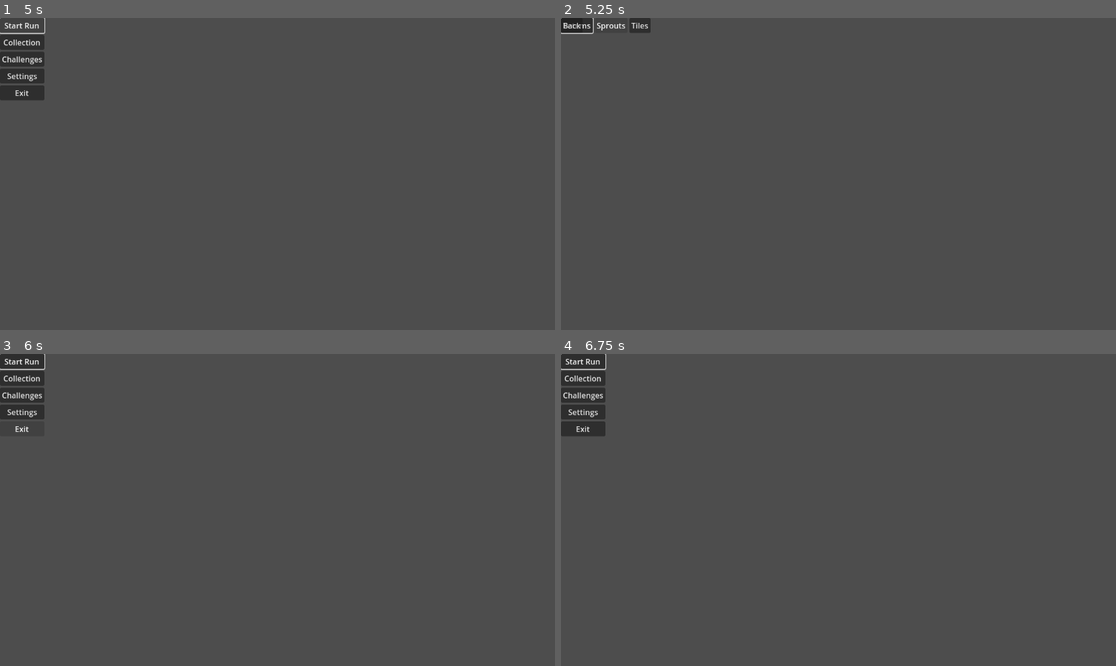
Above: before the commit, frames 1-4 (two rows, left to right).
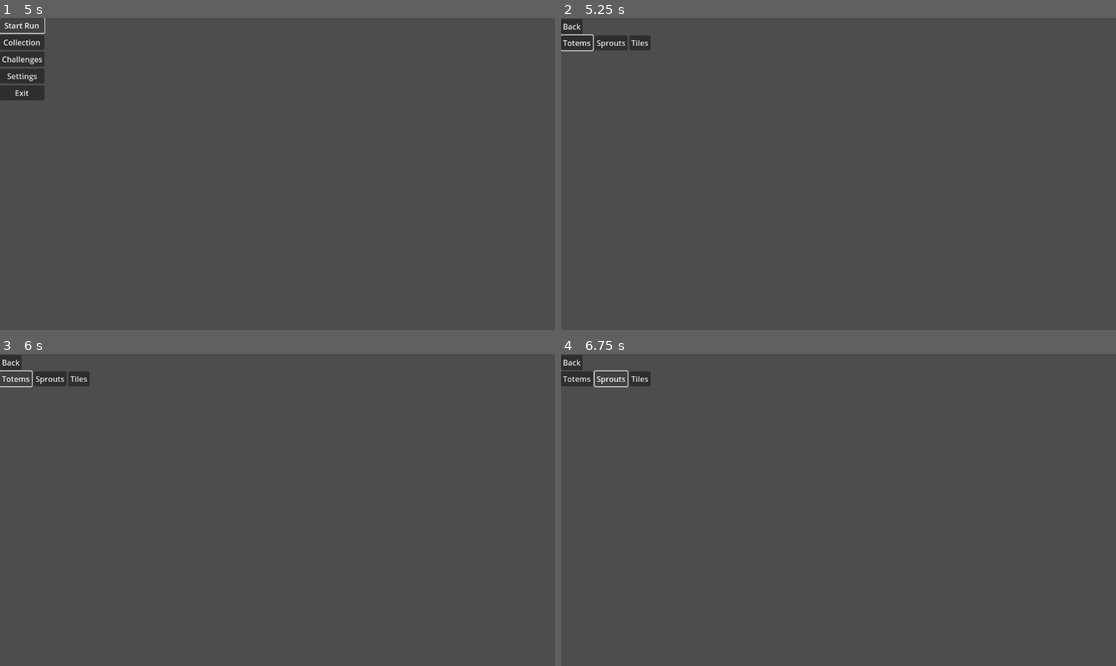
Above: after the commit, the same moments.

Repository: Millstreamu/Sprouts
Game: Godot game, scene res://scenes/meta/MainMenu.tscn
The game is run twice, just before and just after one commit, with the same random seed, the same clock (stepped at 60 frames per second) and the same inputs.
Inputs (mouse positions are in pixels of both pictures, inside the frame that each line leads up to):
- Up to frame 1 (5 s): click "Collection" at 0.5 s; click "Challenges" at 1.25 s; click "Settings" at 2 s; click "Start Run" at 2.75 s; click "Start Run" at 3.5 s; tap Enter (ui_accept) at 4.25 s; hold Right (ui_right) from 4.28 s (still down); hold Enter (ui_accept) from 4.28 s (still down)
- Up to frame 2 (5.25 s): release Right (ui_right) at 5.03 s; release Enter (ui_accept) at 5.03 s; hold Down (ui_down) from 5.03 s (still down); tap Enter (ui_accept) at 5.1 s
- Up to frame 3 (6 s): tap Enter (ui_accept) at 5.27, 5.57 s; release Down (ui_down) at 5.75 s; click "Totems" at 5.75 s
- Up to frame 4 (6.75 s): click (610, 378) at 6.5 s, where only the run after the commit has a clickable "Sprouts"

Frame 1 is identical in both runs. In frame 2, 1.1% of the frame differs, in the area x 0-17%, y 0-11%; in frame 3, 1.5%; in frame 4, 1.7%, in the area x 0-17%, y 0-27%.

Commit message:
auto formatting

Diff:
--- a/sprouts/scenes/meta/Collection.tscn
+++ b/sprouts/scenes/meta/Collection.tscn
@@ -1,10 +1,11 @@
-[gd_scene load_steps=3 format=3]
+[gd_scene load_steps=3 format=3 uid="uid://dr45n45cbvvql"]
 
 [ext_resource type="Script" uid="uid://ct1lyy1do1r1k" path="res://scripts/ui/Collection.gd" id="1_j4snc"]
-[ext_resource type="PackedScene" path="res://scenes/ui/CardBase.tscn" id="2_m1h0k"]
+[ext_resource type="PackedScene" uid="uid://byduq8qe85ytm" path="res://scenes/ui/CardBase.tscn" id="2_m1h0k"]
 
 [node name="Collection" type="Control"]
 layout_mode = 3
+anchors_preset = 0
 script = ExtResource("1_j4snc")
 tabs_container_path = NodePath("TabsContainer")
 scroll_container_path = NodePath("Scroll")
@@ -14,6 +15,9 @@
 
 [node name="TabsContainer" type="HBoxContainer" parent="."]
 layout_mode = 2
+offset_top = 36.0
+offset_right = 186.0
+offset_bottom = 67.0
 
 [node name="TotemsTabButton" type="Button" parent="TabsContainer"]
 layout_mode = 2
@@ -29,6 +33,8 @@
 
 [node name="Scroll" type="ScrollContainer" parent="."]
 layout_mode = 2
+offset_top = 73.0
+offset_bottom = 73.0
 size_flags_vertical = 3
 
 [node name="CardGrid" type="GridContainer" parent="Scroll"]
@@ -37,4 +43,7 @@
 
 [node name="BackButton" type="Button" parent="."]
 layout_mode = 2
+offset_top = 2.0
+offset_right = 45.0
+offset_bottom = 33.0
 text = "Back"
--- a/sprouts/scenes/ui/CardBase.tscn
+++ b/sprouts/scenes/ui/CardBase.tscn
@@ -1,44 +1,48 @@
-[gd_scene format=3]
+[gd_scene format=3 uid="uid://byduq8qe85ytm"]
 
 [node name="CardBase" type="Control"]
 layout_mode = 3
+anchors_preset = 0
 
 [node name="Background" type="Panel" parent="."]
+modulate = Color(0.62279, 0.237995, 0.283752, 1)
+custom_minimum_size = Vector2(100, 80)
 layout_mode = 1
 anchors_preset = 15
-anchor_left = 0.0
-anchor_top = 0.0
 anchor_right = 1.0
 anchor_bottom = 1.0
-offset_left = 0.0
-offset_top = 0.0
-offset_right = 0.0
-offset_bottom = 0.0
+offset_left = -60.0
+offset_top = -40.0
+offset_right = 110.0
+offset_bottom = 40.0
+grow_horizontal = 2
+grow_vertical = 2
 
 [node name="Icon" type="TextureRect" parent="."]
 layout_mode = 1
-anchors_preset = 8
+anchors_preset = 5
 anchor_left = 0.5
-anchor_top = 0.0
 anchor_right = 0.5
-anchor_bottom = 0.0
-offset_left = -32.0
-offset_top = 8.0
-offset_right = 32.0
-offset_bottom = 72.0
+offset_left = -50.0
+offset_top = -32.0
+offset_right = 12.0
+offset_bottom = 33.0
+grow_horizontal = 2
+expand_mode = 1
 stretch_mode = 3
 
 [node name="NameLabel" type="Label" parent="."]
 layout_mode = 1
-anchors_preset = 10
-anchor_left = 0.0
+anchors_preset = 12
 anchor_top = 1.0
 anchor_right = 1.0
 anchor_bottom = 1.0
-offset_left = 8.0
-offset_top = -40.0
-offset_right = -8.0
-offset_bottom = -8.0
+offset_left = 17.0
+offset_top = -37.0
+offset_right = 105.0
+offset_bottom = -14.0
+grow_horizontal = 2
+grow_vertical = 0
+text = "Card"
 horizontal_alignment = 1
 vertical_alignment = 1
-text = "Card"
--- a/sprouts/scripts/ui/Collection.gd
+++ b/sprouts/scripts/ui/Collection.gd
@@ -22,128 +22,132 @@
 var _cards: Array[Control] = []
 
 var _dummy_totems: Array = [
-    {"id": "totem.heartseed", "name": "Heartseed Totem", "unlocked": true},
-    {"id": "totem.stoneward", "name": "Stoneward Totem", "unlocked": false},
-    {"id": "totem.wavecall", "name": "Wavecall Totem", "unlocked": false},
-    {"id": "totem.bloomspire", "name": "Bloomspire Totem", "unlocked": true}
+	{"id": "totem.heartseed", "name": "Heartseed Totem", "unlocked": true},
+	{"id": "totem.stoneward", "name": "Stoneward Totem", "unlocked": false},
+	{"id": "totem.wavecall", "name": "Wavecall Totem", "unlocked": false},
+	{"id": "totem.bloomspire", "name": "Bloomspire Totem", "unlocked": true}
 ]
 
 var _dummy_sprouts: Array = [
-    {"id": "sprout.grumbler", "name": "Grumbler", "unlocked": true},
-    {"id": "sprout.amber_knight", "name": "Amber Knight", "unlocked": true},
-    {"id": "sprout.moss_golem", "name": "Moss Golem", "unlocked": false}
+	{"id": "sprout.grumbler", "name": "Grumbler", "unlocked": true},
+	{"id": "sprout.amber_knight", "name": "Amber Knight", "unlocked": true},
+	{"id": "sprout.moss_golem", "name": "Moss Golem", "unlocked": false}
 ]
 
 var _dummy_tiles: Array = [
-    {"id": "tile.nature.whispering_pine_forest", "name": "Whispering Pine Forest", "unlocked": true},
-    {"id": "tile.water.mirror_pool", "name": "Mirror Pool", "unlocked": true},
-    {"id": "tile.earth.stone_vein", "name": "Stone Vein", "unlocked": true},
-    {"id": "tile.mystic.soul_bloom", "name": "Soul Bloom", "unlocked": false},
-    {"id": "tile.aggression.thorn_watch", "name": "Thorn Watch", "unlocked": false}
+	{"id": "tile.nature.whispering_pine_forest", "name": "Whispering Pine Forest", "unlocked": true},
+	{"id": "tile.water.mirror_pool", "name": "Mirror Pool", "unlocked": true},
+	{"id": "tile.earth.stone_vein", "name": "Stone Vein", "unlocked": true},
+	{"id": "tile.mystic.soul_bloom", "name": "Soul Bloom", "unlocked": false},
+	{"id": "tile.aggression.thorn_watch", "name": "Thorn Watch", "unlocked": false}
 ]
 
 func _ready() -> void:
-    _tab_buttons = _collect_tab_buttons()
-    _back_button.pressed.connect(_go_back_to_main_menu)
-    _current_tab_index = TAB_TOTEMS
-    _refresh_tab_visuals()
-    _populate_cards_for_current_tab()
-    print("Collection: ready")
+	_tab_buttons = _collect_tab_buttons()
+	_back_button.pressed.connect(_go_back_to_main_menu)
+	_current_tab_index = TAB_TOTEMS
+	_refresh_tab_visuals()
+	_populate_cards_for_current_tab()
+	print("Collection: ready")
 
 func _collect_tab_buttons() -> Array[Button]:
-    var buttons: Array[Button] = []
-    for child in _tabs_container.get_children():
-        if child is Button:
-            buttons.append(child as Button)
-    return buttons
+	var buttons: Array[Button] = []
+	for child in _tabs_container.get_children():
+		if child is Button:
+			buttons.append(child as Button)
+	return buttons
 
 func _refresh_tab_visuals() -> void:
-    for i in _tab_buttons.size():
-        var button: Button = _tab_buttons[i]
-        if i == _current_tab_index:
-            button.grab_focus()
+	for i in _tab_buttons.size():
+		var button: Button = _tab_buttons[i]
+		if i == _current_tab_index:
+			button.grab_focus()
 
 func _get_current_tab_data() -> Array:
-    if _current_tab_index == TAB_TOTEMS:
-        return _dummy_totems
-    if _current_tab_index == TAB_SPROUTS:
-        return _dummy_sprouts
-    return _dummy_tiles
+	if _current_tab_index == TAB_TOTEMS:
+		return _dummy_totems
+	if _current_tab_index == TAB_SPROUTS:
+		return _dummy_sprouts
+	return _dummy_tiles
 
 func _clear_cards() -> void:
-    for child in _card_grid.get_children():
-        child.queue_free()
-    _cards.clear()
-    _selected_card_index = 0
+	for child in _card_grid.get_children():
+		child.queue_free()
+	_cards.clear()
+	_selected_card_index = 0
 
 func _populate_cards_for_current_tab() -> void:
-    _clear_cards()
-    if card_scene == null:
-        return
-    var data: Array = _get_current_tab_data()
-    for entry in data:
-        var card := card_scene.instantiate() as Control
-        _card_grid.add_child(card)
-        _cards.append(card)
-        if card.has_node("NameLabel"):
-            var label := card.get_node("NameLabel") as Label
-            if entry.get("unlocked", false):
-                label.text = str(entry.get("name", ""))
-            else:
-                label.text = "Locked"
-        card.set_meta("card_id", entry.get("id", ""))
-    _update_card_selection()
+	_clear_cards()
+	if card_scene == null:
+		print("Collection: card_scene is NULL, no cards will be created")
+		return
+	var data: Array = _get_current_tab_data()
+	for entry in data:
+		var card := card_scene.instantiate() as Control
+		_card_grid.add_child(card)
+		_cards.append(card)
+		if card.has_node("NameLabel"):
+			var label := card.get_node("NameLabel") as Label
+			if entry.get("unlocked", false):
+				label.text = str(entry.get("name", ""))
+			else:
+				label.text = "Locked"
+		card.set_meta("card_id", entry.get("id", ""))
+
+	print("Collection: cards populated = %d" % _cards.size())  # 👈 debug line here
+	_update_card_selection()
+
 
 func _update_card_selection() -> void:
-    if _cards.is_empty():
-        _selected_card_index = 0
-        return
-    _selected_card_index = clampi(_selected_card_index, 0, _cards.size() - 1)
-    print("Collection: selected card index = %d" % _selected_card_index)
+	if _cards.is_empty():
+		_selected_card_index = 0
+		return
+	_selected_card_index = clampi(_selected_card_index, 0, _cards.size() - 1)
+	print("Collection: selected card index = %d" % _selected_card_index)
 
 func _move_card_selection(delta: int) -> void:
-    if _cards.is_empty():
-        return
-    _selected_card_index += delta
-    _selected_card_index = clampi(_selected_card_index, 0, _cards.size() - 1)
-    _update_card_selection()
+	if _cards.is_empty():
+		return
+	_selected_card_index += delta
+	_selected_card_index = clampi(_selected_card_index, 0, _cards.size() - 1)
+	_update_card_selection()
 
 func _change_tab(delta: int) -> void:
-    _current_tab_index += delta
-    _current_tab_index = clampi(_current_tab_index, TAB_TOTEMS, TAB_TILES)
-    var tab_names := ["Totems", "Sprouts", "Tiles"]
-    print("Collection: active tab = %s" % tab_names[_current_tab_index])
-    _refresh_tab_visuals()
-    _populate_cards_for_current_tab()
+	_current_tab_index += delta
+	_current_tab_index = clampi(_current_tab_index, TAB_TOTEMS, TAB_TILES)
+	var tab_names := ["Totems", "Sprouts", "Tiles"]
+	print("Collection: active tab = %s" % tab_names[_current_tab_index])
+	_refresh_tab_visuals()
+	_populate_cards_for_current_tab()
 
 func _activate_current_card() -> void:
-    if _cards.is_empty():
-        return
-    _selected_card_index = clampi(_selected_card_index, 0, _cards.size() - 1)
-    var card: Control = _cards[_selected_card_index]
-    var id: String = str(card.get_meta("card_id", ""))
-    print("Collection: activated card %s on tab %d" % [id, _current_tab_index])
+	if _cards.is_empty():
+		return
+	_selected_card_index = clampi(_selected_card_index, 0, _cards.size() - 1)
+	var card: Control = _cards[_selected_card_index]
+	var id: String = str(card.get_meta("card_id", ""))
+	print("Collection: activated card %s on tab %d" % [id, _current_tab_index])
 
 func _go_back_to_main_menu() -> void:
-    print("Collection: back to main menu")
-    get_tree().change_scene_to_file("res://scenes/meta/MainMenu.tscn")
+	print("Collection: back to main menu")
+	get_tree().change_scene_to_file("res://scenes/meta/MainMenu.tscn")
 
 func _unhandled_input(event: InputEvent) -> void:
-    if event.is_action_pressed("ui_left"):
-        _change_tab(-1)
-        accept_event()
-    elif event.is_action_pressed("ui_right"):
-        _change_tab(1)
-        accept_event()
-    elif event.is_action_pressed("ui_up"):
-        _move_card_selection(-4)
-        accept_event()
-    elif event.is_action_pressed("ui_down"):
-        _move_card_selection(4)
-        accept_event()
-    elif event.is_action_pressed("ui_accept"):
-        _activate_current_card()
-        accept_event()
-    elif event.is_action_pressed("ui_cancel"):
-        _go_back_to_main_menu()
-        accept_event()
+	if event.is_action_pressed("ui_left"):
+		_change_tab(-1)
+		accept_event()
+	elif event.is_action_pressed("ui_right"):
+		_change_tab(1)
+		accept_event()
+	elif event.is_action_pressed("ui_up"):
+		_move_card_selection(-4)
+		accept_event()
+	elif event.is_action_pressed("ui_down"):
+		_move_card_selection(4)
+		accept_event()
+	elif event.is_action_pressed("ui_accept"):
+		_activate_current_card()
+		accept_event()
+	elif event.is_action_pressed("ui_cancel"):
+		_go_back_to_main_menu()
+		accept_event()
--- a/sprouts/scripts/ui/MainMenu.gd
+++ b/sprouts/scripts/ui/MainMenu.gd
@@ -9,111 +9,111 @@
 var _selected_index: int = 0
 
 func _ready() -> void:
-    _menu_container = get_node(menu_container_path) as VBoxContainer
-    if _menu_container == null:
-        print("MainMenu: warning - menu container not found at path %s" % menu_container_path)
-        _buttons = []
-    else:
-        _buttons = _collect_ordered_buttons()
-        if _buttons.size() != 5:
-            print("MainMenu: warning - expected 5 buttons but found %d" % _buttons.size())
-    _selected_index = 0
-    _update_selection()
-    print("MainMenu: ready")
+	_menu_container = get_node(menu_container_path) as VBoxContainer
+	if _menu_container == null:
+		print("MainMenu: warning - menu container not found at path %s" % menu_container_path)
+		_buttons = []
+	else:
+		_buttons = _collect_ordered_buttons()
+		if _buttons.size() != 5:
+			print("MainMenu: warning - expected 5 buttons but found %d" % _buttons.size())
+	_selected_index = 0
+	_update_selection()
+	print("MainMenu: ready")
 
 func _collect_ordered_buttons() -> Array[Button]:
-    var ordered_names: Dictionary = {
-        "StartRunButton": 0,
-        "CollectionButton": 1,
-        "ChallengesButton": 2,
-        "SettingsButton": 3,
-        "ExitButton": 4,
-    }
-    var ordered_buttons: Array[Button] = []
-    ordered_buttons.resize(ordered_names.size())
-    if _menu_container:
-        for child in _menu_container.get_children():
-            if child is Button:
-                var button: Button = child
-                if ordered_names.has(button.name):
-                    var index: int = ordered_names[button.name]
-                    ordered_buttons[index] = button
-    var result: Array[Button] = []
-    for button in ordered_buttons:
-        if button:
-            result.append(button)
-    return result
+	var ordered_names: Dictionary = {
+		"StartRunButton": 0,
+		"CollectionButton": 1,
+		"ChallengesButton": 2,
+		"SettingsButton": 3,
+		"ExitButton": 4,
+	}
+	var ordered_buttons: Array[Button] = []
+	ordered_buttons.resize(ordered_names.size())
+	if _menu_container:
+		for child in _menu_container.get_children():
+			if child is Button:
+				var button: Button = child
+				if ordered_names.has(button.name):
+					var index: int = ordered_names[button.name]
+					ordered_buttons[index] = button
+	var result: Array[Button] = []
+	for button in ordered_buttons:
+		if button:
+			result.append(button)
+	return result
 
 func _sync_index_from_focus() -> void:
-    var focused: Control = get_viewport().gui_get_focus_owner()
-    if focused == null:
-        return
-    var idx: int = _buttons.find(focused)
-    if idx != -1:
-        _selected_index = idx
+	var focused: Control = get_viewport().gui_get_focus_owner()
+	if focused == null:
+		return
+	var idx: int = _buttons.find(focused)
+	if idx != -1:
+		_selected_index = idx
 
 func _update_selection() -> void:
-    if _buttons.is_empty():
-        return
-    _selected_index = clamp(_selected_index, 0, _buttons.size() - 1)
-    _buttons[_selected_index].grab_focus()
+	if _buttons.is_empty():
+		return
+	_selected_index = clamp(_selected_index, 0, _buttons.size() - 1)
+	_buttons[_selected_index].grab_focus()
 
 func _move_selection(delta: int) -> void:
-    if _buttons.is_empty():
-        return
-    _selected_index += delta
-    _selected_index = clamp(_selected_index, 0, _buttons.size() - 1)
-    _update_selection()
-    print("MainMenu: selection index = ", _selected_index)
+	if _buttons.is_empty():
+		return
+	_selected_index += delta
+	_selected_index = clamp(_selected_index, 0, _buttons.size() - 1)
+	_update_selection()
+	print("MainMenu: selection index = ", _selected_index)
 
 func _activate_selection() -> void:
-    if _buttons.is_empty():
-        return
+	if _buttons.is_empty():
+		return
 
-    _sync_index_from_focus()
+	_sync_index_from_focus()
 
-    match _selected_index:
-        0:
-            _on_start_run()
-        1:
-            _on_collection()
-        2:
-            _on_challenges()
-        3:
-            _on_settings()
-        4:
-            _on_exit()
-        _:
-            print("MainMenu: invalid selection index: ", _selected_index)
+	match _selected_index:
+		0:
+			_on_start_run()
+		1:
+			_on_collection()
+		2:
+			_on_challenges()
+		3:
+			_on_settings()
+		4:
+			_on_exit()
+		_:
+			print("MainMenu: invalid selection index: ", _selected_index)
 
 func _unhandled_input(event: InputEvent) -> void:
-    if event.is_action_pressed("ui_up"):
-        _move_selection(-1)
-        accept_event()
-    elif event.is_action_pressed("ui_down"):
-        _move_selection(1)
-        accept_event()
-    elif event.is_action_pressed("ui_accept"):
-        _activate_selection()
-        accept_event()
+	if event.is_action_pressed("ui_up"):
+		_move_selection(-1)
+		accept_event()
+	elif event.is_action_pressed("ui_down"):
+		_move_selection(1)
+		accept_event()
+	elif event.is_action_pressed("ui_accept"):
+		_activate_selection()
+		accept_event()
 
 
 func _on_start_run() -> void:
-    print("MainMenu: Start Run selected")
-    # TODO: change scene to run setup later
+	print("MainMenu: Start Run selected")
+	# TODO: change scene to run setup later
 
 func _on_collection() -> void:
-    print("MainMenu: Collection selected")
-    get_tree().change_scene_to_file("res://scenes/meta/Collection.tscn")
+	print("MainMenu: Collection selected")
+	get_tree().change_scene_to_file("res://scenes/meta/Collection.tscn")
 
 func _on_challenges() -> void:
-    print("MainMenu: Challenges selected")
-    # TODO: change scene to Challenges scene later
+	print("MainMenu: Challenges selected")
+	# TODO: change scene to Challenges scene later
 
 func _on_settings() -> void:
-    print("MainMenu: Settings selected")
-    # TODO: change scene to Settings scene later
+	print("MainMenu: Settings selected")
+	# TODO: change scene to Settings scene later
 
 func _on_exit() -> void:
-    print("MainMenu: Exit selected")
-    get_tree().quit()
+	print("MainMenu: Exit selected")
+	get_tree().quit()
